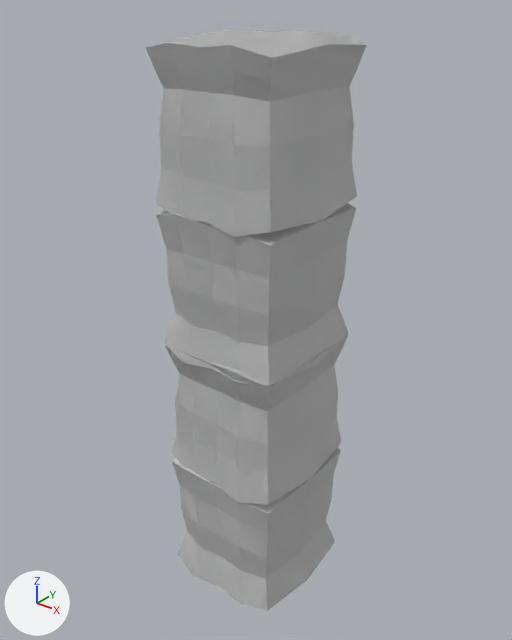
One commit to the Blender file Assets/Models/Itens/Track/1.blend: the scene before it, then after it.
Rendered twice from a camera (50 mm lens) standing at (28.1, -32.9, 30.5) and looking at (2.2, -0.5, 10.5). Lighting does not change. The marker at lower left points along +X, +Y and +Z.
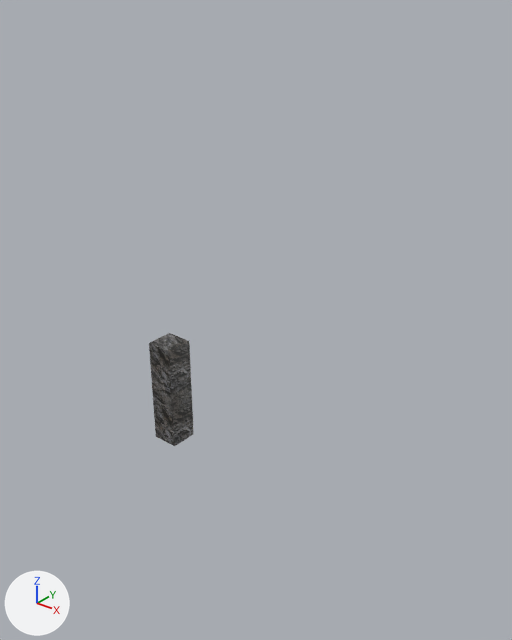
Edits to the scene script, one JSON object a line:
```json
{"op": "add", "block": "img_1_jpg", "code": ["img_1_jpg = load_image('1.jpg', '../../Final/wall/textures/1.jpg', 3840, 2160, 'sRGB')"]}
{"op": "add", "block": "mat_1_jpg", "code": ["mat_1_jpg = principled_material('1.jpg')", "mat_1_jpg.texture = img_1_jpg"]}
{"block": "me_cube_002", "where": "# used by ob_cube; location = (3.26, -1.68, 5.66); scale = (4.13, 4.13, 4.13)"}
{"op": "remove", "block": "me_cube_002", "code": "me_cube_002.from_pydata(...)  # 176 vertices, 172 faces; spans x -1.08..1.08, y -1.13..1.13, z -1.23..1.21"}
{"op": "remove", "block": "me_cube_002", "code": "me_cube_002.materials.append(mat_material_002)  # white #e7e7e7"}
{"op": "add", "block": "me_cube_002", "code": "me_cube_002.from_pydata(...)  # 1079 vertices, 1050 faces; spans x -1.0..1.0, y -1.0..1.0, z -3.95..3.95"}
{"block": "me_cube_002", "change": "me_cube_002 part 1: 173 vertices removed from x -1.08..1.08, y -1.13..1.13, z -1.23..1.21; 1076 vertices added at x -1.0..1.0, y -1.0..1.0, z -3.95..3.95"}
{"op": "add", "block": "me_cube_002", "code": "me_cube_002.materials.append(mat_1_jpg)  # picture img_1_jpg"}
{"op": "set", "path": "ob_cube.scale", "old": "(4.13, 4.13, 4.13)", "new": "(1.0, 1.0, 1.0)"}
{"op": "set", "path": "ob_cube.location", "old": "(3.26, -1.68, 5.66)", "new": "(-4.34, -2.12, 3.41)"}
{"op": "remove", "block": "ob_cube_001", "code": ["ob_cube_001 = bpy.data.objects.new('Cube.001', me_cube_000)", "ob_cube_001.location = (3.26, -1.68, -3.32)", "ob_cube_001.rotation_euler = (0.0, -3.142, 0.0)  # degrees (0, -180, 0)", "ob_cube_001.scale = (4.13, 4.13, 4.13)"]}
{"op": "remove", "block": "ob_cube_003", "code": ["ob_cube_003 = bpy.data.objects.new('Cube.003', me_cube_003)", "ob_cube_003.location = (3.26, -1.68, 23.06)", "ob_cube_003.scale = (4.13, 4.13, 4.13)"]}
{"op": "remove", "block": "ob_cube_002", "code": ["ob_cube_002 = bpy.data.objects.new('Cube.002', me_cube_001)", "ob_cube_002.location = (3.26, -1.68, 14.09)", "ob_cube_002.rotation_euler = (0.0, -3.142, 0.0)  # degrees (0, -180, 0)", "ob_cube_002.scale = (4.13, 4.13, 4.13)"]}
```

Pixel boxes (x1, y1, x2, y2) of what changed, in the pictures (512 x 640 px):
```json
{"object": "Cube.003", "change": "deleted", "before": [146, 29, 367, 237]}
{"object": "Cube.002", "change": "deleted", "before": [157, 203, 356, 386]}
{"object": "Cube", "change": "reshaped, moved, rescaled", "before": [165, 335, 348, 505], "after": [149, 333, 194, 446]}
{"object": "Cube.001", "change": "deleted", "before": [172, 448, 341, 611]}
```
